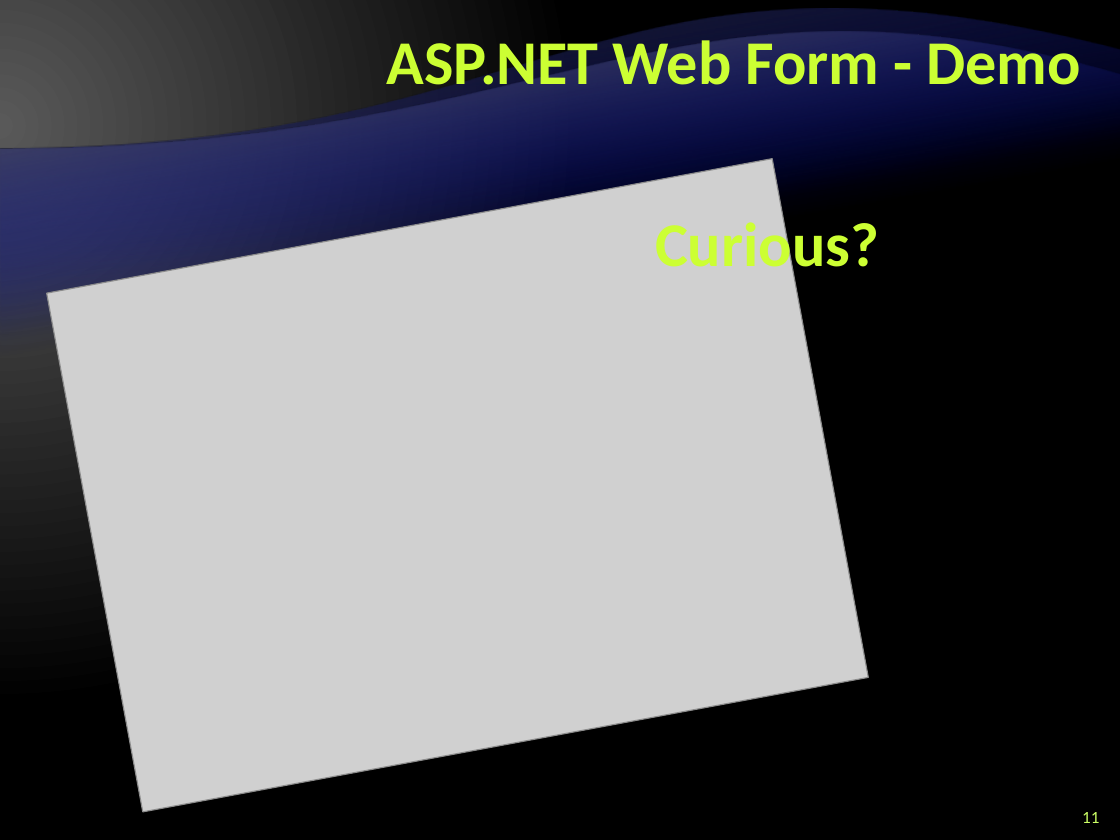
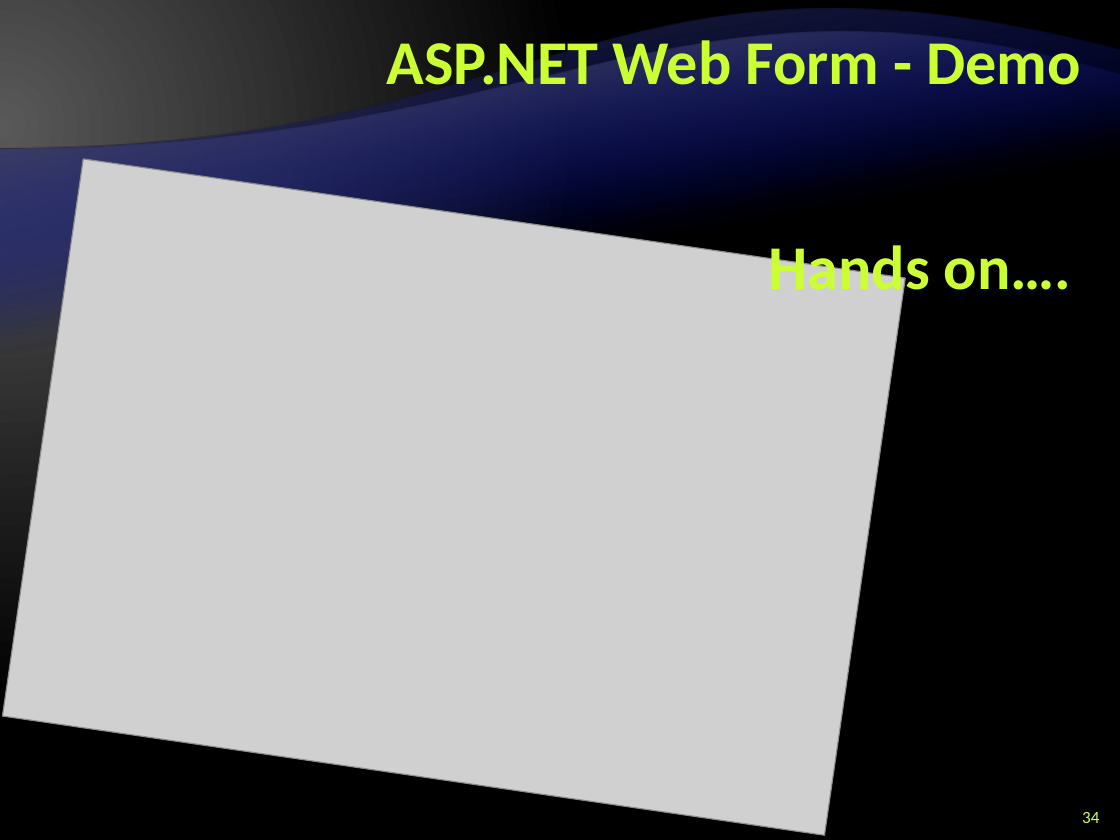
Before and after one commit to Graveheart/aspnetcourse, a slide deck: slide 34 of lectures/8. ASP.NET – Part I.pptx (slide 11 before the commit). Drawn at 1120x840 pixels with LibreOffice and Linux fonts; fonts in the diff are those of the drawing; grey boxes stand for pictures; background and template pictures are left out. Boxes give left, top, right and bottom in pixels: in the first picture for what was removed or moved away, otherwise in the second. Text is boxed around its words. In the diff, an @@ line names an element or a change of style, - is before the commit and + after.

```diff
--- a/lectures/8. ASP.NET – Part I.pptx
+++ b/lectures/8. ASP.NET – Part I.pptx
@@ picture at bbox=[2, 159, 905, 837]: rotation 349 to 8 degrees @@
@@ text removed at bbox=[655, 214, 879, 281] @@
-Curious?
@@ text added at bbox=[769, 237, 1072, 304], 40 pt, text #CCFF33, bold @@
+Hands on….
@@ page number at bbox=[1082, 812, 1099, 823]: text changed @@
-11
+34
```
Also in this commit, not shown: 2 other slides changed, 24 slides added, 1 slide removed.
